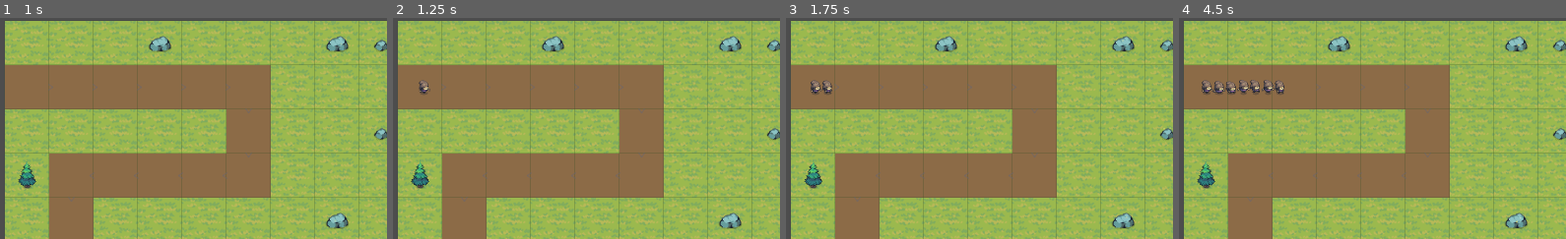
Above: before the commit, frames 1-4 (left to right).
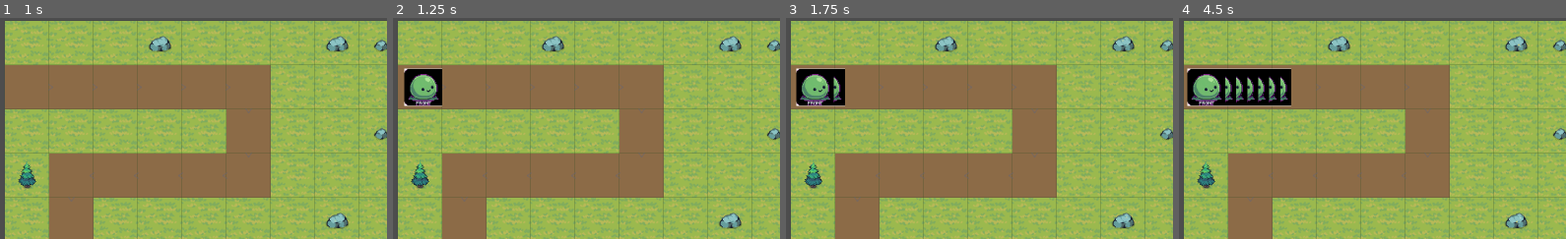
Above: after the commit, the same moments.

Repository: pkyosx/veincraft
Game: Godot game, scene res://scenes/main.tscn
Same seed, same stepped clock (60 frames per second), same inputs: the game is played once before the commit and once after it. Sound files missing from this copy of the repository are replaced by a short silence.
Inputs (mouse positions are % of the whole screen's width and height, from its top left):
- Up to frame 1 (1 s): click "▶ Play" at 0.5 s
- Up to frame 2 (1.25 s): no input
- Up to frame 3 (1.75 s): tap Enter (ui_accept) at 1.25, 1.52 s; move the mouse to (72, 45) at 1.27 s; hold Right (ui_right) from 1.28 s (still down); tap Shift at 1.35 s; click (72, 45) at 1.42 s
- Up to frame 4 (4.5 s): release Right (ui_right) at 2 s; drag from (29, 55) to (44, 70) at 2.02 s; move the mouse to (59, 28) at 2.77 s; hold Right (ui_right) 2.78-3.5 s; tap Shift at 2.85, 4.35 s; drag from (44, 70) to (19, 35) at 3.52 s; move the mouse to (80, 65) at 4.27 s; hold Left (ui_left) from 4.28 s (still down)
The pictures show only the part of the screen within x 0-50%, y 6-56%; the shares and areas given below are measured in that part.

Frame 1 is identical in both runs. In frame 2, 1.7% of the frame differs, in the area x 2-13%, y 22-40%; in frame 3, 2.2%; in frame 4, 4.7%, in the area x 2-30%, y 22-40%.

Commit message:
Add 10 monster types with freeze/electric visual effects
Replace 4 enemy types with 10 unique monsters: Slime, Skeleton,
Goblin, Wolf, Mushroom, Bat, Orc, Wraith, Dragon, Golem.
Each wave introduces a new monster. Added electric shock effect
(yellow jitter) for Tesla tower and enhanced freeze effect (blue
tint + ice crystals + pulse) for Frost tower.

Co-Authored-By: Claude Opus 4.6 (1M context) <noreply@anthropic.com>

Diff:
--- a/scripts/enemy.gd
+++ b/scripts/enemy.gd
@@ -33,9 +33,11 @@
 const ANIM_SPEED: float = 0.2  # seconds per frame
 
 # Sprite textures (loaded once, shared)
-static var pumpkin_texture: Texture2D = null
 static var enemy_textures: Dictionary = {}  # EnemyType -> Texture2D
-static var enemy_hframes: Dictionary = {}   # EnemyType -> int
+
+# Status effect visuals
+var shock_timer: float = 0.0
+const SHOCK_DURATION: float = 0.3
 
 func setup(p_path: Array, p_hp: int, p_speed: float, p_game: Node2D, p_type: int = 0) -> void:
 	path = p_path
@@ -52,36 +54,21 @@
 	radius = config["radius"]
 	gold_value = config["gold"]
 
-	# Setup sprites for all enemy types
-	if enemy_textures.is_empty():
-		enemy_textures[GameData.EnemyType.NORMAL] = load("res://sprites/enemy_normal.png")
-		enemy_textures[GameData.EnemyType.FAST] = load("res://sprites/enemy_fast.png")
-		enemy_textures[GameData.EnemyType.TANK] = load("res://sprites/enemy_tank.png")
-		enemy_textures[GameData.EnemyType.GOBLIN] = load("res://sprites/enemy_goblin.png")
-		enemy_hframes[GameData.EnemyType.NORMAL] = 6
-		enemy_hframes[GameData.EnemyType.FAST] = 4
-		enemy_hframes[GameData.EnemyType.TANK] = 6
-		enemy_hframes[GameData.EnemyType.GOBLIN] = 6
+	# Load sprite from config
+	if not enemy_textures.has(enemy_type):
+		var sprite_file: String = config.get("sprite", "")
+		if sprite_file != "":
+			enemy_textures[enemy_type] = load("res://sprites/" + sprite_file)
 
 	var tex: Texture2D = enemy_textures.get(enemy_type, null)
 	if tex:
 		sprite = Sprite2D.new()
 		sprite.texture = tex
-		sprite.hframes = enemy_hframes.get(enemy_type, 6)
+		sprite.hframes = 1
 		sprite.frame = 0
-		# Goblin uses a grid sheet (6x3): set vframes and use row 2 (run)
-		if enemy_type == GameData.EnemyType.GOBLIN:
-			sprite.vframes = 3
-			sprite.frame = 6  # row 2 start (run animation)
-		var scale_map: Dictionary = {
-			GameData.EnemyType.NORMAL: Vector2(0.4, 0.4),
-			GameData.EnemyType.FAST: Vector2(0.35, 0.35),
-			GameData.EnemyType.TANK: Vector2(0.5, 0.5),
-			GameData.EnemyType.GOBLIN: Vector2(1.0, 1.0),
-		}
-		sprite.scale = scale_map.get(enemy_type, Vector2(0.4, 0.4))
+		sprite.scale = Vector2(1.2, 1.2)
 		add_child(sprite)
-		radius = 24.0 if enemy_type != GameData.EnemyType.FAST else 18.0
+		radius = 20.0
 
 	if path.size() > 0:
 		global_position = game.cell_to_world(path[0])
@@ -90,6 +77,9 @@
 func apply_slow(factor: float, duration: float) -> void:
 	slow_factor = 1.0 - factor
 	slow_timer = duration
+
+func apply_shock() -> void:
+	shock_timer = SHOCK_DURATION
 
 func _process(delta: float) -> void:
 	if is_dead or reached_end:
@@ -122,31 +112,36 @@
 	if sprite and dir.x != 0:
 		sprite.flip_h = dir.x < 0
 
+	# Shock effect countdown
+	if shock_timer > 0:
+		shock_timer -= delta
+
+	# Visual effects on sprite
 	if flash_timer > 0:
 		flash_timer -= delta
 		if sprite:
 			sprite.modulate = Color.WHITE.lerp(Color(1, 0.3, 0.3), flash_timer / FLASH_DURATION)
+	elif shock_timer > 0:
+		if sprite:
+			# Electric shock: yellow flash with jitter
+			var shock_mix: float = shock_timer / SHOCK_DURATION
+			sprite.modulate = Color(1.0, 1.0, 0.5).lerp(Color.WHITE, 1.0 - shock_mix)
+			sprite.offset = Vector2(randf_range(-2, 2), randf_range(-2, 2))
+		else:
+			pass
 	elif slow_timer > 0:
 		if sprite:
-			sprite.modulate = Color(0.6, 0.8, 1.0)  # blue tint when slowed
+			# Frozen: blue tint + slight scale pulse
+			sprite.modulate = Color(0.5, 0.7, 1.0)
+			var pulse: float = 1.0 + sin(slow_timer * 8.0) * 0.05
+			sprite.scale = Vector2(1.2 * pulse, 1.2 * pulse)
 		else:
-			pass  # handled in _draw
+			pass
 	else:
 		if sprite:
 			sprite.modulate = Color.WHITE
-
-	# Animate sprite frames
-	if sprite:
-		anim_timer += delta
-		if anim_timer >= ANIM_SPEED:
-			anim_timer = 0.0
-			if enemy_type == GameData.EnemyType.GOBLIN:
-				# Grid sheet: cycle through run row (frames 6-11)
-				anim_frame = (anim_frame + 1) % sprite.hframes
-				sprite.frame = 6 + anim_frame  # row 2 offset
-			else:
-				anim_frame = (anim_frame + 1) % sprite.hframes
-				sprite.frame = anim_frame
+			sprite.offset = Vector2.ZERO
+			sprite.scale = Vector2(1.2, 1.2)
 
 	queue_redraw()
 
@@ -172,36 +167,30 @@
 		tween.parallel().tween_property(self, "modulate:a", 0.0, 0.15)
 
 func _draw() -> void:
-	# Only draw circles for non-sprite enemies (FAST, TANK)
-	if sprite:
-		# Just draw HP bar
-		_draw_hp_bar()
-		return
-
-	var draw_color: Color = body_color
-	var draw_light: Color = body_color_light
-
-	if flash_timer > 0:
-		var flash_mix: float = flash_timer / FLASH_DURATION
-		draw_color = draw_color.lerp(Color.WHITE, flash_mix * 0.8)
-		draw_light = draw_light.lerp(Color.WHITE, flash_mix * 0.8)
-
-	# Shadow
-	draw_circle(Vector2(1.5, 1.5), radius, Color(0, 0, 0, 0.2))
-	# Body
-	draw_circle(Vector2.ZERO, radius, draw_color)
-	# Highlight
-	draw_circle(Vector2(-radius * 0.2, -radius * 0.2), radius * 0.5, draw_light)
-
-	# Tank: extra ring
-	if enemy_type == GameData.EnemyType.TANK:
-		draw_arc(Vector2.ZERO, radius + 2, 0, TAU, 24, body_color.darkened(0.3), 2.0)
-
-	# Fast: speed lines
-	if enemy_type == GameData.EnemyType.FAST:
-		draw_line(Vector2(-radius - 4, -2), Vector2(-radius - 10, -2), body_color_light, 1.5)
-		draw_line(Vector2(-radius - 3, 3), Vector2(-radius - 8, 3), body_color_light, 1.5)
-
+	# Status effect overlays (drawn on top of sprite)
+	if slow_timer > 0:
+		# Frozen: draw ice crystals around character
+		var ice_color: Color = Color(0.6, 0.85, 1.0, 0.6)
+		draw_circle(Vector2(-12, -8), 4, ice_color)
+		draw_circle(Vector2(10, -5), 3, ice_color)
+		draw_circle(Vector2(-5, 10), 3.5, ice_color)
+		draw_circle(Vector2(8, 8), 2.5, ice_color)
+		# Ice border around character
+		draw_arc(Vector2.ZERO, radius + 4, 0, TAU, 16, Color(0.5, 0.8, 1.0, 0.4), 2.0)
+
+	if shock_timer > 0:
+		# Electric: draw lightning bolts
+		var spark_color: Color = Color(1.0, 1.0, 0.3, shock_timer / SHOCK_DURATION)
+		var t: float = shock_timer * 20.0
+		for i in range(4):
+			var angle: float = t + i * TAU / 4
+			var from: Vector2 = Vector2(cos(angle) * 8, sin(angle) * 8)
+			var mid: Vector2 = Vector2(cos(angle + 0.3) * 16, sin(angle + 0.3) * 16)
+			var to: Vector2 = Vector2(cos(angle + 0.1) * 22, sin(angle + 0.1) * 22)
+			draw_line(from, mid, spark_color, 2.0)
+			draw_line(mid, to, spark_color, 1.5)
+
+	# HP bar
 	_draw_hp_bar()
 
 func _draw_hp_bar() -> void:
--- a/scripts/game_data.gd
+++ b/scripts/game_data.gd
@@ -101,44 +101,58 @@
 ]
 
 # Enemy types
-enum EnemyType { NORMAL, FAST, TANK, GOBLIN }
+enum EnemyType { SLIME, SKELETON, GOBLIN, WOLF, MUSHROOM, BAT, ORC, WRAITH, DRAGON, GOLEM }
 
 const ENEMY_CONFIGS: Dictionary = {
-	EnemyType.NORMAL: {
-		"name": "Soldier",
-		"hp_mult": 1.0,
-		"speed_mult": 1.0,
-		"color": Color(0.3, 0.7, 0.15),
-		"color_light": Color(0.4, 0.85, 0.25),
-		"radius": 10.0,
-		"gold": 3,
+	EnemyType.SLIME: {
+		"name": "Slime", "hp_mult": 0.8, "speed_mult": 0.9,
+		"color": Color(0.4, 0.7, 0.3), "color_light": Color(0.5, 0.8, 0.4),
+		"radius": 10.0, "gold": 2, "sprite": "monster_slime.png",
 	},
-	EnemyType.FAST: {
-		"name": "Scout",
-		"hp_mult": 0.5,
-		"speed_mult": 1.8,
-		"color": Color(0.8, 0.6, 0.1),
-		"color_light": Color(0.95, 0.75, 0.2),
-		"radius": 7.0,
-		"gold": 2,
-	},
-	EnemyType.TANK: {
-		"name": "Brute",
-		"hp_mult": 2.5,
-		"speed_mult": 0.6,
-		"color": Color(0.5, 0.15, 0.6),
-		"color_light": Color(0.65, 0.25, 0.75),
-		"radius": 14.0,
-		"gold": 6,
+	EnemyType.SKELETON: {
+		"name": "Skeleton", "hp_mult": 0.6, "speed_mult": 1.6,
+		"color": Color(0.8, 0.8, 0.7), "color_light": Color(0.9, 0.9, 0.8),
+		"radius": 10.0, "gold": 3, "sprite": "monster_skeleton.png",
 	},
 	EnemyType.GOBLIN: {
-		"name": "Goblin",
-		"hp_mult": 0.8,
-		"speed_mult": 1.3,
-		"color": Color(0.4, 0.55, 0.25),
-		"color_light": Color(0.5, 0.65, 0.35),
-		"radius": 10.0,
-		"gold": 4,
+		"name": "Goblin", "hp_mult": 1.0, "speed_mult": 1.2,
+		"color": Color(0.4, 0.55, 0.25), "color_light": Color(0.5, 0.65, 0.35),
+		"radius": 10.0, "gold": 3, "sprite": "monster_goblin.png",
+	},
+	EnemyType.WOLF: {
+		"name": "Wolf", "hp_mult": 0.7, "speed_mult": 2.0,
+		"color": Color(0.5, 0.5, 0.55), "color_light": Color(0.65, 0.65, 0.7),
+		"radius": 10.0, "gold": 3, "sprite": "monster_wolf.png",
+	},
+	EnemyType.MUSHROOM: {
+		"name": "Mushroom", "hp_mult": 2.0, "speed_mult": 0.6,
+		"color": Color(0.5, 0.3, 0.6), "color_light": Color(0.6, 0.4, 0.7),
+		"radius": 12.0, "gold": 5, "sprite": "monster_mushroom.png",
+	},
+	EnemyType.BAT: {
+		"name": "Bat", "hp_mult": 0.5, "speed_mult": 1.8,
+		"color": Color(0.3, 0.2, 0.4), "color_light": Color(0.4, 0.3, 0.5),
+		"radius": 10.0, "gold": 3, "sprite": "monster_bat.png",
+	},
+	EnemyType.ORC: {
+		"name": "Orc", "hp_mult": 2.5, "speed_mult": 0.7,
+		"color": Color(0.3, 0.5, 0.3), "color_light": Color(0.4, 0.6, 0.4),
+		"radius": 14.0, "gold": 6, "sprite": "monster_orc.png",
+	},
+	EnemyType.WRAITH: {
+		"name": "Wraith", "hp_mult": 0.8, "speed_mult": 1.7,
+		"color": Color(0.3, 0.3, 0.4), "color_light": Color(0.4, 0.4, 0.5),
+		"radius": 10.0, "gold": 4, "sprite": "monster_wraith.png",
+	},
+	EnemyType.DRAGON: {
+		"name": "Dragon", "hp_mult": 3.0, "speed_mult": 0.8,
+		"color": Color(0.7, 0.3, 0.2), "color_light": Color(0.8, 0.4, 0.3),
+		"radius": 14.0, "gold": 8, "sprite": "monster_dragon.png",
+	},
+	EnemyType.GOLEM: {
+		"name": "Golem", "hp_mult": 3.5, "speed_mult": 0.5,
+		"color": Color(0.4, 0.4, 0.45), "color_light": Color(0.5, 0.5, 0.55),
+		"radius": 14.0, "gold": 8, "sprite": "monster_golem.png",
 	},
 }
 
@@ -154,34 +168,21 @@
 static func get_wave_composition(wave: int) -> Array:
 	var comp: Array = []
 	var total: int = get_enemies_per_wave(wave)
-	if wave <= 2:
-		# Early: all normal
-		for i in range(total):
-			comp.append(EnemyType.NORMAL)
-	elif wave <= 5:
-		# Mix normal + fast + goblin
-		for i in range(total):
-			match i % 4:
-				0: comp.append(EnemyType.FAST)
-				1: comp.append(EnemyType.GOBLIN)
-				_: comp.append(EnemyType.NORMAL)
-	elif wave <= 10:
-		# Mix all four
-		for i in range(total):
-			match i % 6:
-				0: comp.append(EnemyType.FAST)
-				1: comp.append(EnemyType.TANK)
-				2: comp.append(EnemyType.GOBLIN)
-				_: comp.append(EnemyType.NORMAL)
-	else:
-		# Late: heavy mix
-		for i in range(total):
-			match i % 5:
-				0: comp.append(EnemyType.FAST)
-				1: comp.append(EnemyType.TANK)
-				2: comp.append(EnemyType.TANK)
-				3: comp.append(EnemyType.GOBLIN)
-				_: comp.append(EnemyType.NORMAL)
+	# Each wave introduces a new monster type
+	var wave_pool: Array = []
+	match wave:
+		1, 2: wave_pool = [EnemyType.SLIME]
+		3: wave_pool = [EnemyType.SLIME, EnemyType.SKELETON]
+		4: wave_pool = [EnemyType.SLIME, EnemyType.SKELETON, EnemyType.GOBLIN]
+		5: wave_pool = [EnemyType.GOBLIN, EnemyType.WOLF, EnemyType.SKELETON]
+		6: wave_pool = [EnemyType.WOLF, EnemyType.MUSHROOM, EnemyType.GOBLIN]
+		7: wave_pool = [EnemyType.BAT, EnemyType.MUSHROOM, EnemyType.WOLF]
+		8: wave_pool = [EnemyType.ORC, EnemyType.BAT, EnemyType.GOBLIN]
+		9: wave_pool = [EnemyType.WRAITH, EnemyType.ORC, EnemyType.BAT]
+		10: wave_pool = [EnemyType.DRAGON, EnemyType.GOLEM, EnemyType.WRAITH]
+		_: wave_pool = [EnemyType.DRAGON, EnemyType.GOLEM, EnemyType.WRAITH, EnemyType.ORC]
+	for i in range(total):
+		comp.append(wave_pool[i % wave_pool.size()])
 	return comp
 
 static func roll_shop_item() -> int:
Binary file added: sprites/design/bat_anim.png
Binary file added: sprites/design/dragon_anim.png
Binary file added: sprites/design/goblin_anim.png
Binary file added: sprites/design/golem_anim.png
Binary file added: sprites/design/mushroom_anim.png
Binary file added: sprites/design/orc_anim.png
Binary file added: sprites/design/skeleton_anim.png
Binary file added: sprites/design/slime_anim.png
Binary file added: sprites/design/wolf_anim.png
Binary file added: sprites/design/wraith_anim.png
Binary file added: sprites/monster_bat.png
Binary file added: sprites/monster_dragon.png
(and 8 more such lines)
